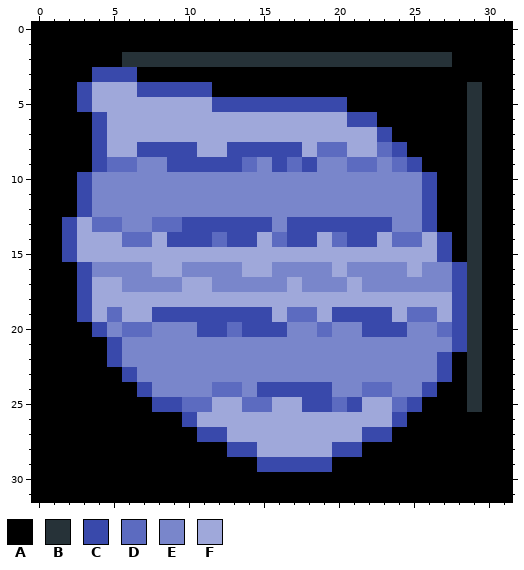
Two versions of one pixel-art sprite, resources/32/SI.png. This is how it looked before the edit.
The file is 32x32 pixels.
Palette (. is transparent): A #000000  B #263238  C #3949ab  D #5c6bc0  E #7986cb  F #9fa8da
Pixels before, first column x 0:
 0 AAAAAAAAAAAAAAAAAAAAAAAAAAAAAAAA
 1 AAAAAAAAAAAAAAAAAAAAAAAAAAAAAAAA
 2 AAAAAABBBBBBBBBBBBBBBBBBBBBBAAAA
 3 AAAACCCAAAAAAAAAAAAAAAAAAAAAAAAA
 4 AAACFFFCCCCCAAAAAAAAAAAAAAAAABAA
 5 AAACFFFFFFFFCCCCCCCCCAAAAAAAABAA
 6 AAAACFFFFFFFFFFFFFFFFCCAAAAAABAA
 7 AAAACFFFFFFFFFFFFFFFFFFCAAAAABAA
 8 AAAACFFCCCCFFCCCCCFDDFFDCAAAABAA
 9 AAAACDDEECCCCCDECDCEEDDEDCAAABAA
10 AAACEEEEEEEEEEEEEEEEEEEEEECAABAA
11 AAACEEEEEEEEEEEEEEEEEEEEEECAABAA
12 AAACEEEEEEEEEEEEEEEEEEEEEECAABAA
13 AACFDDEEDDCCCCCCECCCCCCCEECAABAA
14 AACFFFDDFCCCDCCFDCCFDCCFDDFCABAA
15 AACFFFFFFFFFFFFFFFFFFFFFFFFCABAA
16 AAACEEEEFFEEEEFFEEEEFEEEEFEECBAA
17 AAACFFEEEEFFEEEEEFEEEFEEEEEECBAA
18 AAACFFFFFFFFFFFFFFFFFFFFFFFFCBAA
19 AAACFDFFCCCCCCCCFDDFCCCCFDDFCBAA
20 AAAACEDDEEECCDCCCEEDEECCCEEDCBAA
21 AAAAACEEEEEEEEEEEEEEEEEEEEEECBAA
22 AAAAACEEEEEEEEEEEEEEEEEEEEECABAA
23 AAAAAACEEEEEEEEEEEEEEEEEEEECABAA
24 AAAAAAACEEEEDDECCCCCEEDDEECAABAA
25 AAAAAAAACCDDFFDDFFCCDCFFDCAAABAA
26 AAAAAAAAAACFFFFFFFFFFFFFCAAAAAAA
27 AAAAAAAAAAACCFFFFFFFFFCCAAAAAAAA
28 AAAAAAAAAAAAACCFFFFFCCAAAAAAAAAA
29 AAAAAAAAAAAAAAACCCCCAAAAAAAAAAAA
30 AAAAAAAAAAAAAAAAAAAAAAAAAAAAAAAA
31 AAAAAAAAAAAAAAAAAAAAAAAAAAAAAAAA
After:
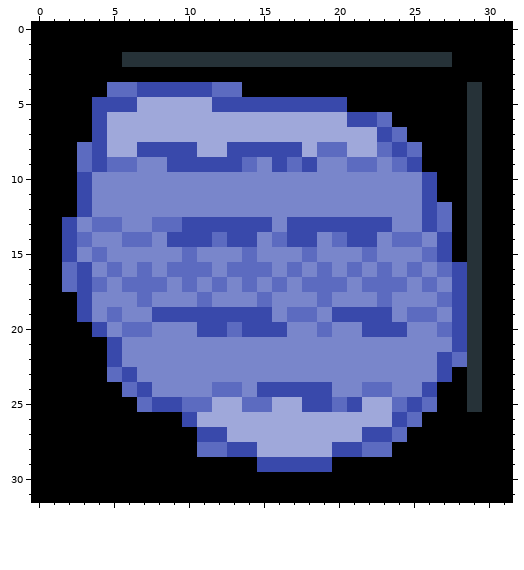
Difference:
Colour C gives way to colour A in row 3 at x 4 to 6; in rows 4 to 5 at x 3.
Colour F gives way to colour A in row 4 at x 4.
Colour F gives way to colour C in row 5 at x 4 to 6.
Colour A gives way to colour D in row 4 at x 12 to 13; in row 6 at x 23; in row 7 at x 24; in row 8 at x 3 and 25; in row 9 at x 3; in rows 12 to 13 at x 27.
Colour A gives way to colour D in rows 16 to 17 at x 2; in row 22 at x 28; in row 23 at x 5; in row 24 at x 6; in row 25 at x 7 and 26; in row 26 at x 25.
Colour A gives way to colour D in row 27 at x 24; in row 28 at x 11 to 12 and 22 to 23.
Colour E gives way to colour D in row 16 at x 5, 7, 10 to 11, 13, 17, 19, 21, 23 and 27; in row 17 at x 6 to 8, 12, 14, 16, 18 to 20, 22 to 24 and 26.
Colour F gives way to colour D in row 4 at x 5 to 6; in row 14 at x 3; in row 15 at x 4, 10, 14, 18, 22 and 26; in row 16 at x 9, 14 to 15 and 25; in row 17 at x 4 and 10; in row 18 at x 7, 11, 15, 19, 23 and 27.
Colour F gives way to colour E in row 13 at x 3; in row 14 at x 4 to 5, 8, 15, 19, 23 and 26; in row 15 at x 3, 5 to 9, 11 to 13, 15 to 17, 19 to 21 and 23 to 25; in row 16 at x 8 and 20; in row 17 at x 5, 11, 17 and 21; in row 18 at x 4 to 6, 8 to 10, 12 to 14, 16 to 18, 20 to 22 and 24 to 26.
Colour F gives way to colour E in row 19 at x 4, 6 to 7, 16, 19, 24 and 27.
Pixel boxes of the changes (left, top, right, bottom) in both pictures:
changed: (62, 67, 467, 457)
